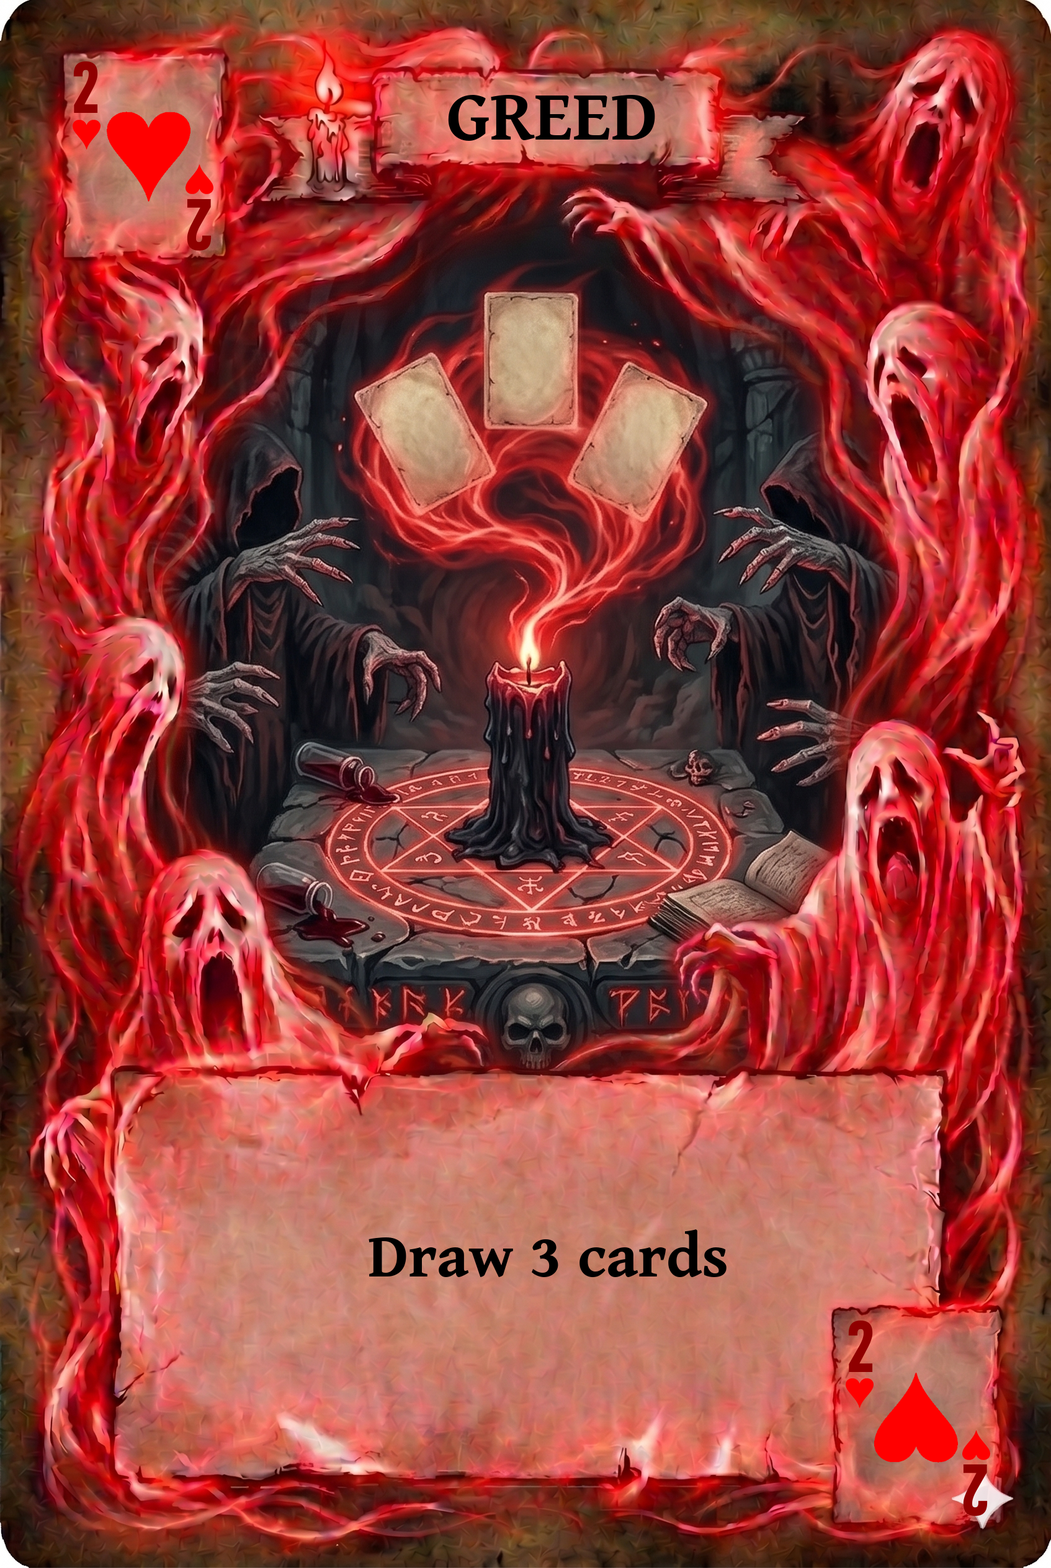
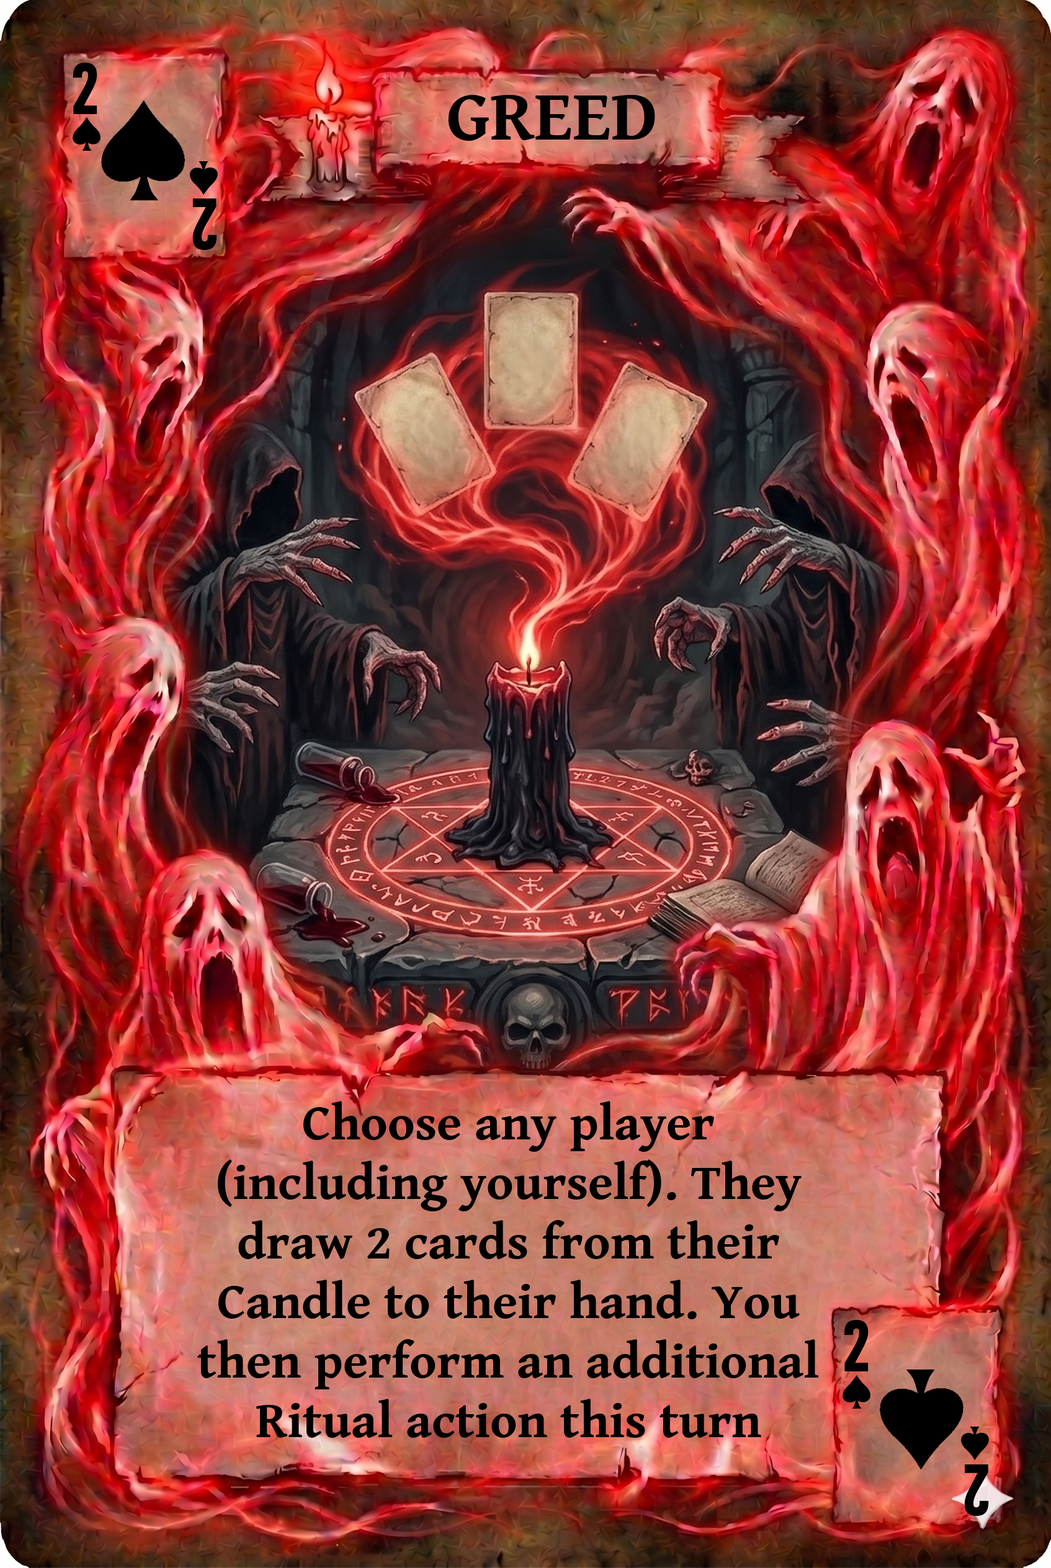
Revision of a layered 1051x1568 image; what changed, layer by layer:
showed group "black" (22 layers) over [72, 62, 990, 1516]
showed group "spades" (8 layers) over [72, 100, 989, 1470]
hid group "red" (22 layers) over [72, 61, 990, 1516]
hid group "hearts" (8 layers) over [72, 111, 990, 1463]
renamed "Draw 3 cards" to "Choose any player (including y...", painted on it over [197, 1100, 819, 1438]